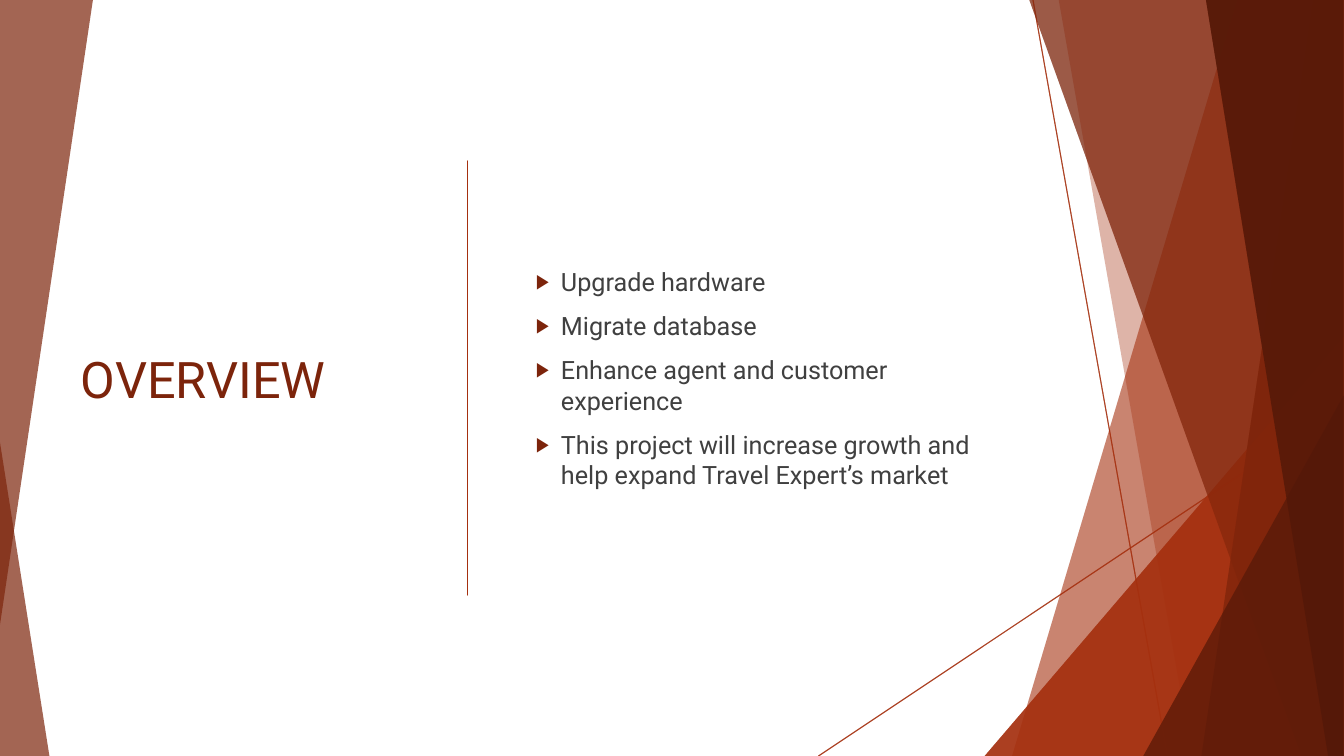
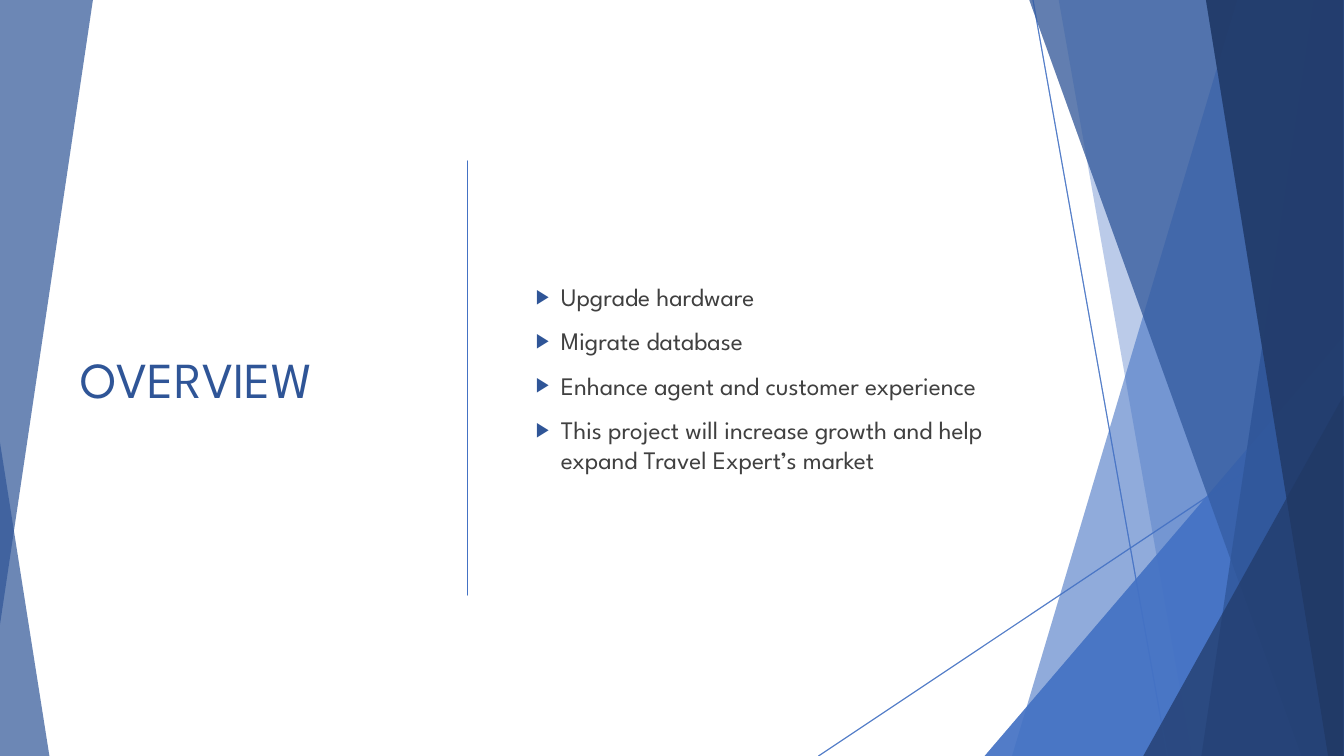
Before and after one commit to mbublitz1/TravelExperts, a slide deck: slide 2 of proposal.pptx. Drawn at 1344x756 pixels with LibreOffice and Linux fonts; fonts in the diff are those of the drawing. Boxes give left, top, right and bottom in pixels: in the first picture for what was removed or moved away, otherwise in the second. Text is boxed around its words. In the diff, an @@ line names an element or a change of style, - is before the commit and + after.

```diff
--- a/proposal.pptx
+++ b/proposal.pptx
@@ freeform shape at (1012,0,1344,756): fill #A5300F at 36% opacity to #4472C4 at 36% opacity @@
@@ freeform shape at (1012,0,1344,756): fill #A5300F at 36% opacity to #4472C4 at 36% opacity @@
@@ freeform shape at (1029,0,1344,756): fill #7C240B at 50% opacity to #2F5597 at 50% opacity @@
@@ freeform shape at (1029,0,1344,756): fill #7C240B at 50% opacity to #2F5597 at 50% opacity @@
@@ line (1033, 0) - (1168, 756): stroke #A5300F 0.75 pt to #4472C4 0.75 pt @@
@@ line (1033, 0) - (1168, 756): stroke #A5300F 0.75 pt to #4472C4 0.75 pt @@
@@ freeform shape at (1059,0,1344,756): fill #A5300F at 20% opacity to #4472C4 at 20% opacity @@
@@ freeform shape at (1059,0,1344,756): fill #A5300F at 20% opacity to #4472C4 at 20% opacity @@
@@ freeform shape at (1206,0,1344,756): fill #521808 at 80% opacity to #203864 at 80% opacity @@
@@ freeform shape at (1206,0,1344,756): fill #521808 at 80% opacity to #203864 at 80% opacity @@
@@ title "OVERVIEW" at (81,364,312,399): font Roboto to League Spartan, text colour #7C240B to #2F5597 @@
@@ subtitle "Upgrade hardware" at (561,288,983,475): font Roboto to League Spartan; bullet colour #7C240B to #2F5597 @@
@@ line (468, 161) - (468, 595): stroke #A5300F 1 pt to #4472C4 1 pt @@
@@ triangle at (985,336,1344,756): fill #A5300F at 72% opacity to #4472C4 at 72% opacity @@
@@ triangle at (985,336,1344,756): fill #A5300F at 72% opacity to #4472C4 at 72% opacity @@
@@ line (1344, 406) - (819, 756): stroke #A5300F 0.75 pt to #4472C4 0.75 pt @@
@@ line (1344, 406) - (819, 756): stroke #A5300F 0.75 pt to #4472C4 0.75 pt @@
@@ triangle at (1143,396,1344,756): fill #521808 at 66% opacity to #203864 at 66% opacity @@
@@ triangle at (1143,396,1344,756): fill #521808 at 66% opacity to #203864 at 66% opacity @@
@@ fill #7C240B at 70% opacity to #2F5597 at 70% opacity in 4 elements at (1202,0,1344,756), (0,0,93,625), (1202,0,1344,756), (0,443,49,756) @@
```
Also in this commit, not shown: 2 other slides changed, 2 slides added, 3 other files.
